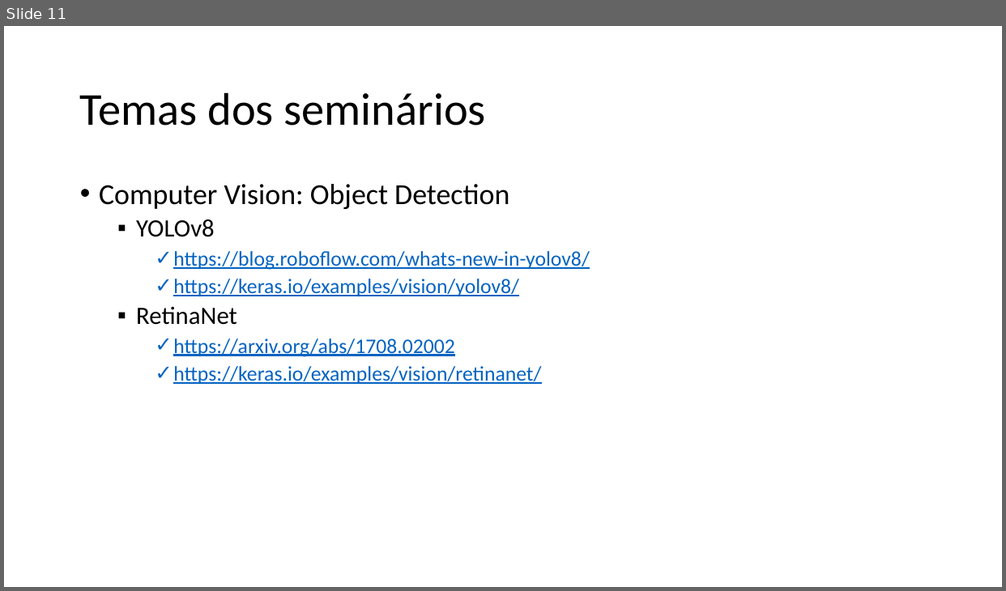
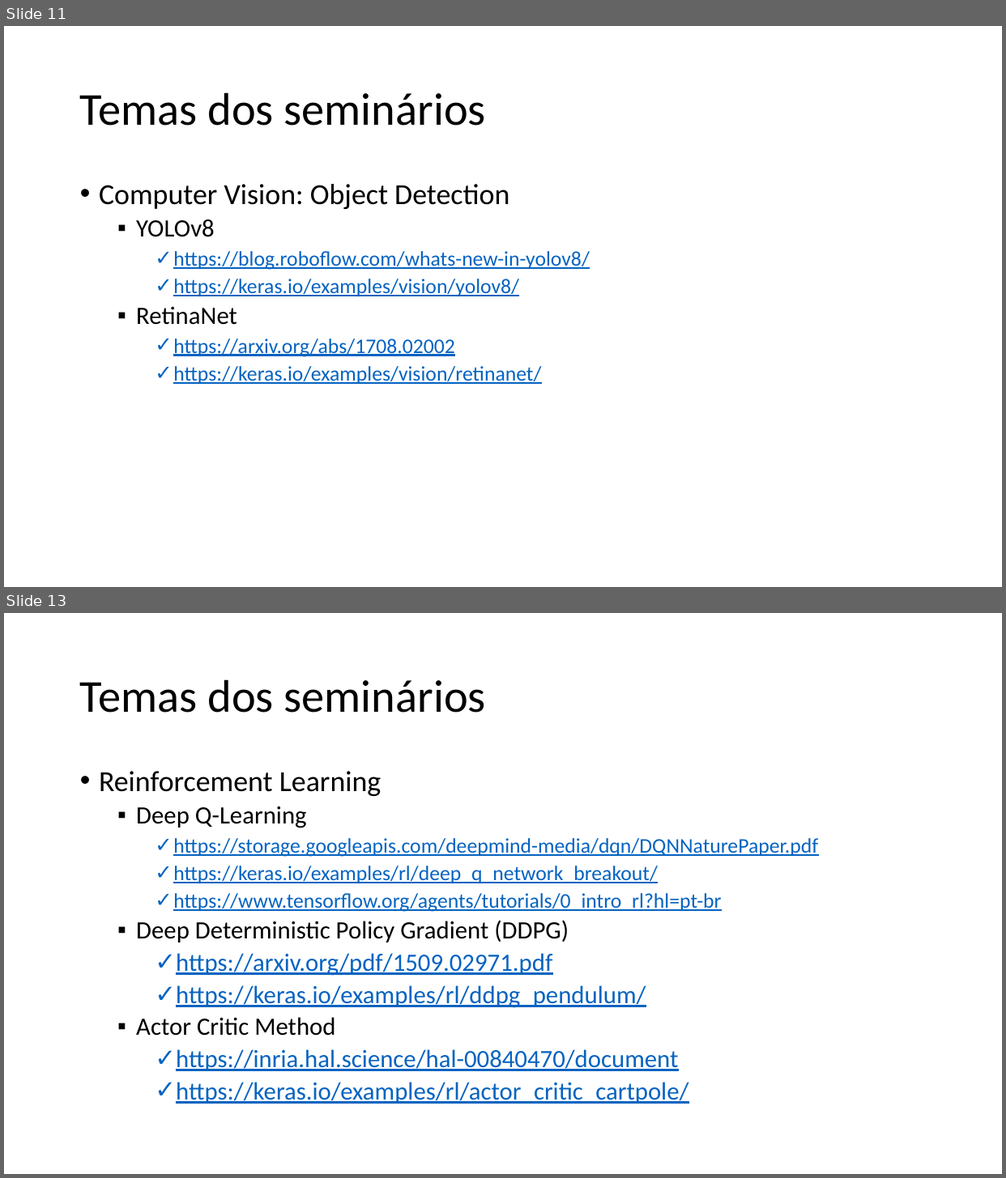
Before and after one commit to zz4fap/tp558-adv-ml, a slide deck: slides/TP558_1_Introdução_ao_curso.pptx. Shown one above the other, each under a label of ours: slide 11 before the commit, slides 11 and 13 after it; the slides between them are not shown. The pictures are 1006x591 and 1006x1178 pixels, drawn with LibreOffice and Linux fonts; fonts in the diff are those of the drawing. Boxes give left, top, right and bottom in pixels: in the first picture for what was removed or moved away, otherwise in the second. Text is boxed around its words. In the diff, an @@ line names an element or a change of style, - is before the commit and + after.

```diff
--- a/slides/TP558_1_Introdução_ao_curso.pptx
+++ b/slides/TP558_1_Introdução_ao_curso.pptx
@@ slide 13 added at (4,613,1002,1174), background #FFFFFF @@
@@ title added at (80,679,486,713), 44 pt, text #000000 @@
+Temas dos seminários
@@ text added at (99,771,818,1104), 24 pt, text #0563C1, underline @@
+• Reinforcement Learning
+  ▪ Deep Q-Learning
+    ✓ https://storage.googleapis.com/deepmind-media/dqn/DQNNaturePaper.pdf
+    ✓ https://keras.io/examples/rl/deep_q_network_breakout/
+    ✓ https://www.tensorflow.org/agents/tutorials/0_intro_rl?hl=pt-br
+  ▪ Deep Deterministic Policy Gradient (DDPG)
+    ✓ https://arxiv.org/pdf/1509.02971.pdf
+    ✓ https://keras.io/examples/rl/ddpg_pendulum/
+  ▪ Actor Critic Method
+    ✓ https://inria.hal.science/hal-00840470/document
+    ✓ https://keras.io/examples/rl/actor_critic_cartpole/
```
Also in this commit, not shown: 2 slides changed, 1 other slide added, 1 other file.
